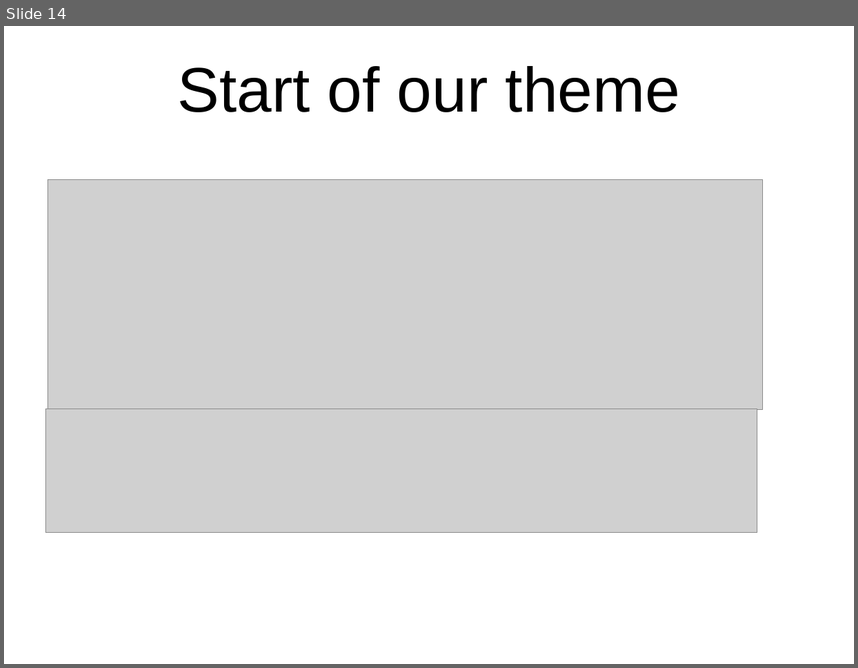
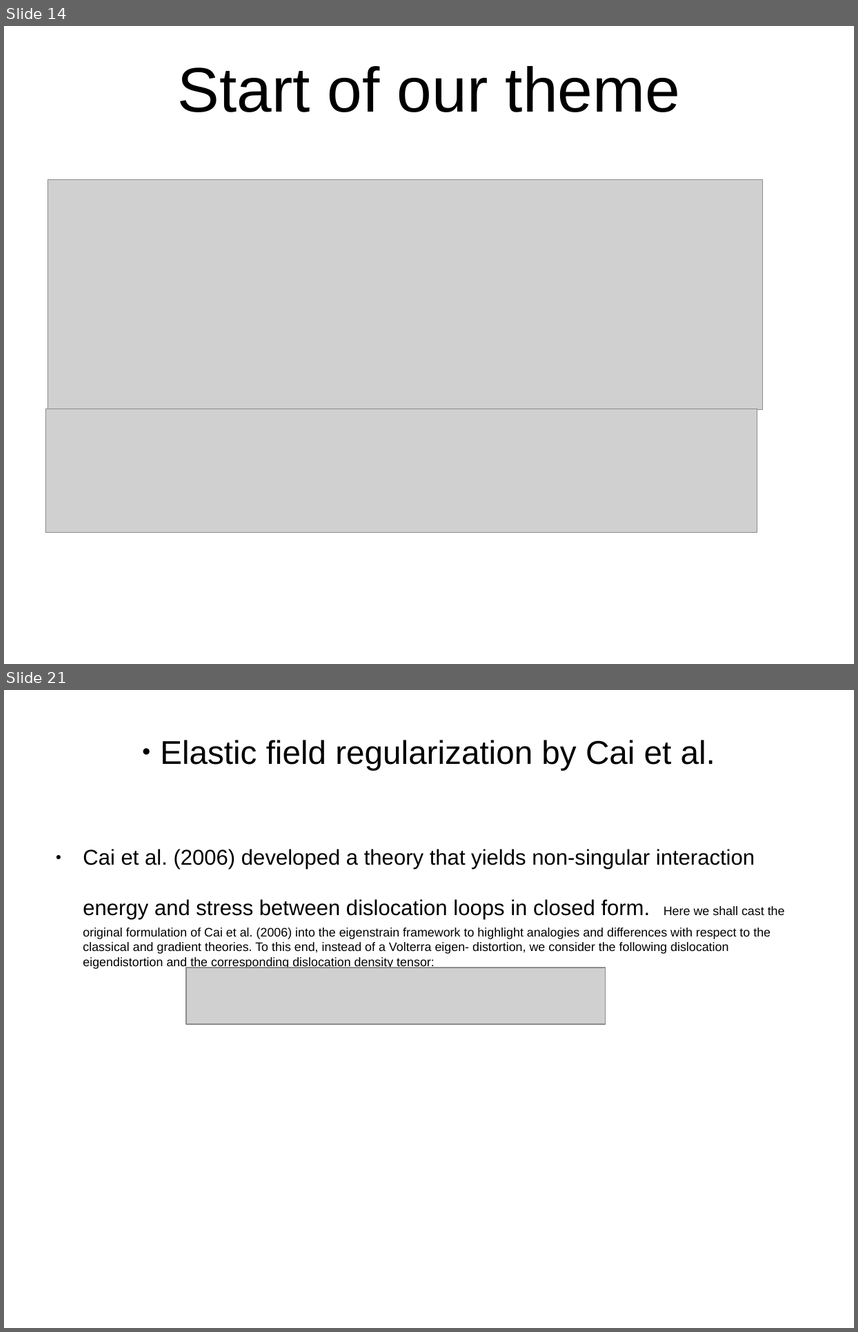
Before and after one commit to sushanthk15/JournalClub2, a slide deck: Review Presentation.odp. Shown one above the other, each under a label of ours: slide 14 before the commit, slides 14 and 21 after it; the slides between them are not shown. The pictures are 858x668 and 858x1332 pixels, drawn with LibreOffice and Linux fonts; fonts in the diff are those of the drawing; grey boxes stand for pictures; background and template pictures are left out. Boxes give left, top, right and bottom in pixels: in the first picture for what was removed or moved away, otherwise in the second. Text is boxed around its words. In the diff, an @@ line names an element or a change of style, - is before the commit and + after.

Commit message:
new papersand highlights

```diff
--- a/Review Presentation.odp
+++ b/Review Presentation.odp
@@ slide 21 added at box(4, 690, 854, 1328), background picture (left out) @@
@@ title added at box(160, 740, 715, 770), 30.7 pt, text #000000 @@
+● Elastic field regularization by Cai et al.
@@ text added at box(83, 849, 785, 969), 11.5 pt, text #000000 @@
+● Cai et al. (2006) developed a theory that yields non-singular interaction energy and stress between dislocation loops in closed form. Here we shall cast the original formulation of Cai et al. (2006) into the eigenstrain framework to highlight analogies and differences with respect to the classical and gradient theories. To this end, instead of a Volterra eigen- distortion, we consider the following dislocation eigendistortion and the corresponding dislocation density tensor:
@@ picture added at box(186, 967, 606, 1024) @@
```
Also in this commit, not shown: 1 slide changed, 6 other slides added, 1 slide removed, 3 other files.
